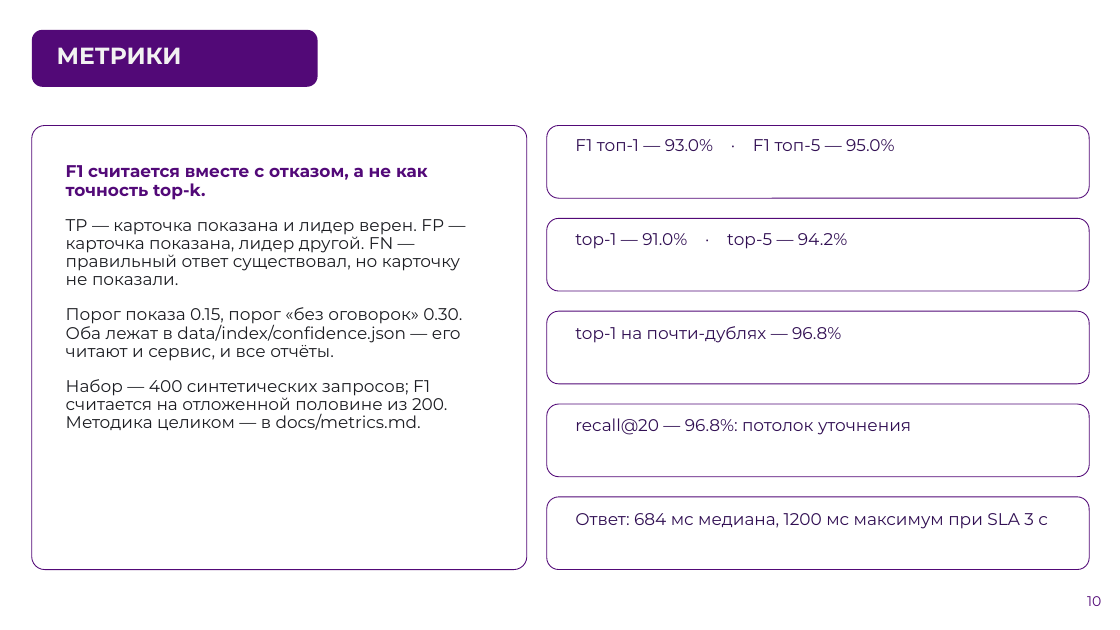
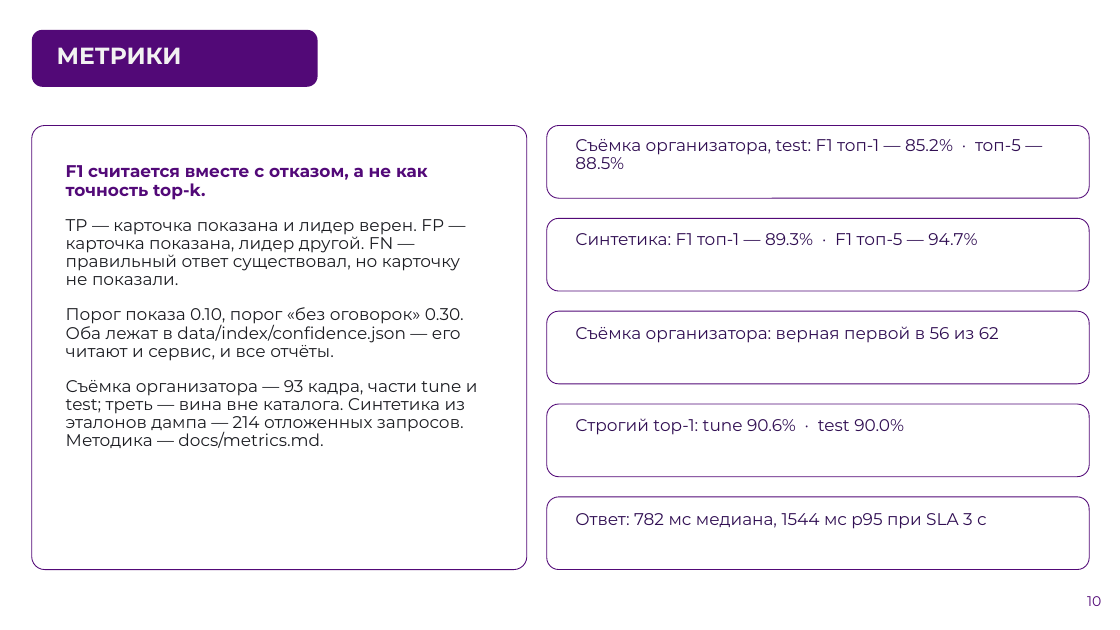
Before and after one commit to AlexGvr/rus_vines, a slide deck: slide 10 of ЛЦТ2026 Сканер российских вин.pptx. Drawn at 1120x630 pixels with LibreOffice and Linux fonts; fonts in the diff are those of the drawing; background and template pictures are left out. Boxes give left, top, right and bottom in pixels: in the first picture for what was removed or moved away, otherwise in the second. Text is boxed around its words. In the diff, an @@ line names an element or a change of style, - is before the commit and + after.

```diff
--- a/ЛЦТ2026 Сканер российских вин.pptx
+++ b/ЛЦТ2026 Сканер российских вин.pptx
@@ text at (575,139,1021,169): text changed @@
-F1 топ-1 — 93.0% · F1 топ-5 — 95.0%
+Съёмка организатора, test: F1 топ-1 — 85.2% · топ-5 — 88.5%
@@ text at (575,233,977,245): text changed @@
-top-1 — 91.0% · top-5 — 94.2%
+Синтетика: F1 топ-1 — 89.3% · F1 топ-5 — 94.7%
@@ text at (66,307,478,448): text changed @@
-Порог показа 0.15, порог «без оговорок» 0.30. Оба лежат в data/index/confidence.json — его читают и сервис, и все отчёты.
-Набор — 400 синтетических запросов; F1 считается на отложенной половине из 200. Методика целиком — в docs/metrics.md.
+Порог показа 0.10, порог «без оговорок» 0.30. Оба лежат в data/index/confidence.json — его читают и сервис, и все отчёты.
+Съёмка организатора — 93 кадра, части tune и test; треть — вина вне каталога. Синтетика из эталонов дампа — 214 отложенных запросов. Методика — docs/metrics.md.
@@ text at (575,326,999,343): text changed @@
-top-1 на почти-дублях — 96.8%
+Съёмка организатора: верная первой в 56 из 62
@@ text at (575,418,904,435): text changed @@
-recall@20 — 96.8%: потолок уточнения
+Строгий top-1: tune 90.6% · test 90.0%
@@ text at (575,513,987,529): text changed @@
-Ответ: 684 мс медиана, 1200 мс максимум при SLA 3 с
+Ответ: 782 мс медиана, 1544 мс p95 при SLA 3 с
```
Also in this commit, not shown: 13 other slides changed, 1 slide added, 40 other files.
